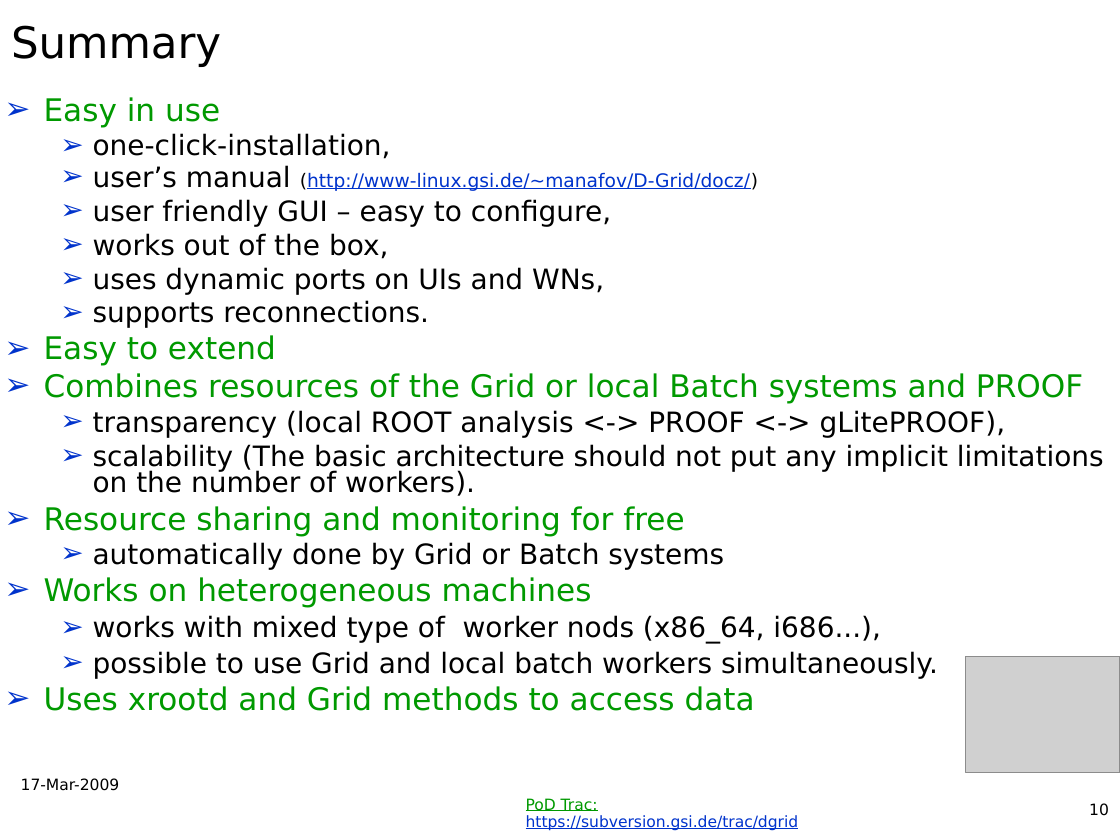
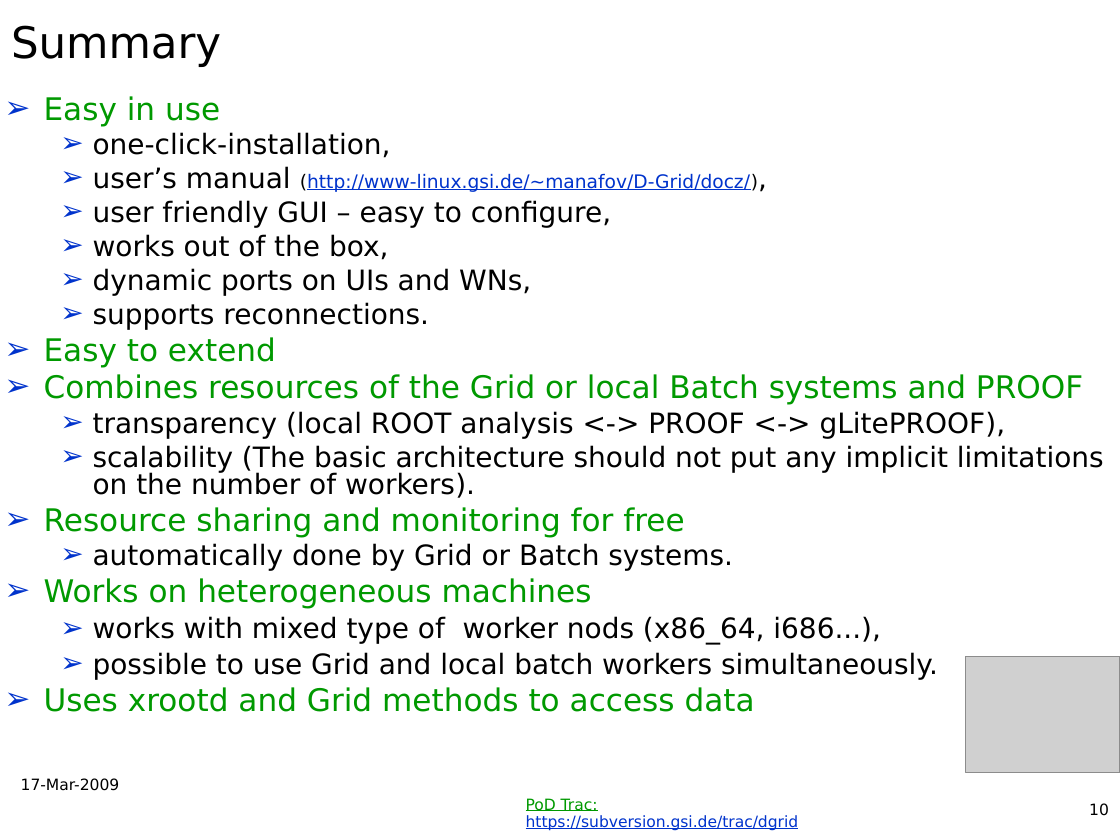
Before and after one commit to AnarManafov/PoDDocumentation, a slide deck: slide 10 of CHEP/CHEP2009/CHEP2009-PoD-AnarManafov.ppt. Drawn at 1120x840 pixels with LibreOffice and Linux fonts; fonts in the diff are those of the drawing; grey boxes stand for pictures; background and template pictures are left out. Boxes give left, top, right and bottom in pixels: in the first picture for what was removed or moved away, otherwise in the second. Text is boxed around its words. In the diff, an @@ line names an element or a change of style, - is before the commit and + after.

```diff
--- a/CHEP/CHEP2009/CHEP2009-PoD-AnarManafov.ppt
+++ b/CHEP/CHEP2009/CHEP2009-PoD-AnarManafov.ppt
@@ text at (93,166,758,192): text changed @@
-  ➢ user’s manual (http://www-linux.gsi.de/~manafov/D-Grid/docz/)
+  ➢ user’s manual (http://www-linux.gsi.de/~manafov/D-Grid/docz/),
@@ text at (93,268,531,296): text changed @@
-  ➢ uses dynamic ports on UIs and WNs,
+  ➢ dynamic ports on UIs and WNs,
@@ text at (93,543,733,571): text changed @@
-  ➢ automatically done by Grid or Batch systems
+  ➢ automatically done by Grid or Batch systems.
```
Also in this commit, not shown: 5 other slides changed.
